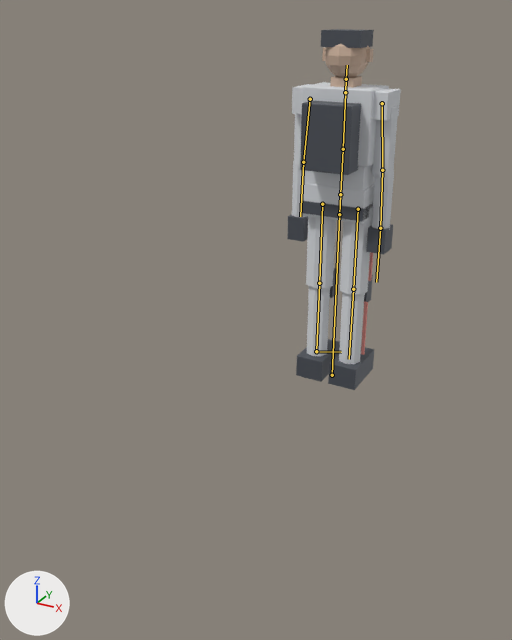
What one commit did to the glTF model 3d/preview/assets/models/char_crew_lowpoly.glb.
Rendered twice from a 50 mm camera at (1.29, -3.22, 1.84) aimed at (-0.03, -0.81, 0.63). Arrows for +X, +Y and +Z are at lower left; the lights stay in place. The first picture is the older version. The bones that change, and the others that lie on the model, are drawn over the model as lines.

In view in the first picture: 'crew_body'.
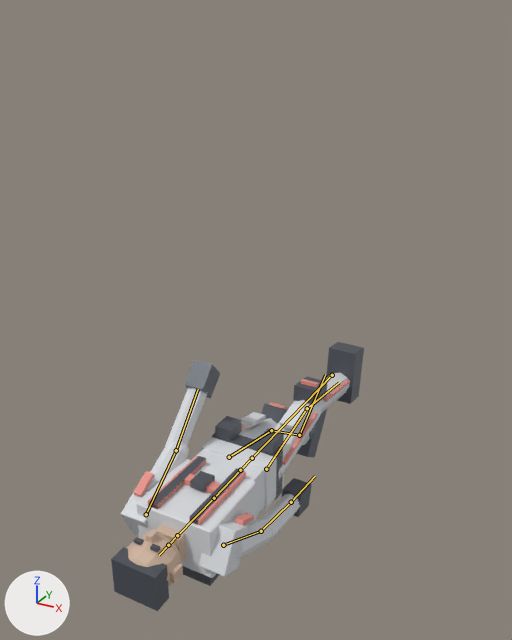
The newer file adds an action. The first version stands in its rest pose; the second is drawn at frame 31 of the action 'down'.

What the commit changed:
Bone 'root' (bone_root) turns from (0, 0, 0) to (90, 0, 0) degrees about its own x, y and z.
Bone 'upper_arm.L' (bone_upper_arm_l) turns from (0, 0, 0) to (-26, 0, 0) degrees about its own x, y and z.
Bone 'forearm.L' (bone_forearm_l) turns from (0, 0, 0) to (17, 0, 0) degrees about its own x, y and z.
Bone 'upper_arm.R' (bone_upper_arm_r) turns from (0, 0, 0) to (26, 0, 0) degrees about its own x, y and z.
Bone 'forearm.R' (bone_forearm_r) turns from (0, 0, 0) to (17, 0, 0) degrees about its own x, y and z.
Bone 'thigh.L' (bone_thigh_l) turns from (0, 0, 0) to (13, 0, 0) degrees about its own x, y and z.
Bone 'shin.L' (bone_shin_l) turns from (0, 0, 0) to (-20, 0, 0) degrees about its own x, y and z.
Bone 'thigh.R' (bone_thigh_r) turns from (0, 0, 0) to (-13, 0, 0) degrees about its own x, y and z.
Bone 'shin.R' (bone_shin_r) turns from (0, 0, 0) to (-20, 0, 0) degrees about its own x, y and z.

Changed parts and their boxes (x1, y1, x2, y2) in the pictures (512 x 640 px):
'crew_body', posed (121% wider, 25% shorter)
    before: (287, 29, 401, 390)
    after: (111, 342, 364, 611)
bone 'root', root to tip
    before: (332, 375) to (339, 214)
    after: (332, 375) to (252, 458)
bone 'upper_arm.L', root to tip
    before: (382, 103) to (382, 170)
    after: (223, 545) to (261, 531)
bone 'forearm.L', root to tip
    before: (382, 170) to (380, 228)
    after: (261, 531) to (291, 502)
bone 'upper_arm.R', root to tip
    before: (310, 99) to (303, 162)
    after: (146, 514) to (176, 450)
bone 'forearm.R', root to tip
    before: (303, 162) to (300, 216)
    after: (176, 450) to (198, 389)
bone 'thigh.L', root to tip
    before: (358, 209) to (353, 289)
    after: (266, 469) to (307, 408)
bone 'shin.L', root to tip
    before: (353, 289) to (349, 359)
    after: (307, 408) to (339, 382)
bone 'thigh.R', root to tip
    before: (322, 204) to (319, 283)
    after: (229, 457) to (271, 430)
bone 'shin.R', root to tip
    before: (319, 283) to (316, 351)
    after: (271, 430) to (299, 435)
